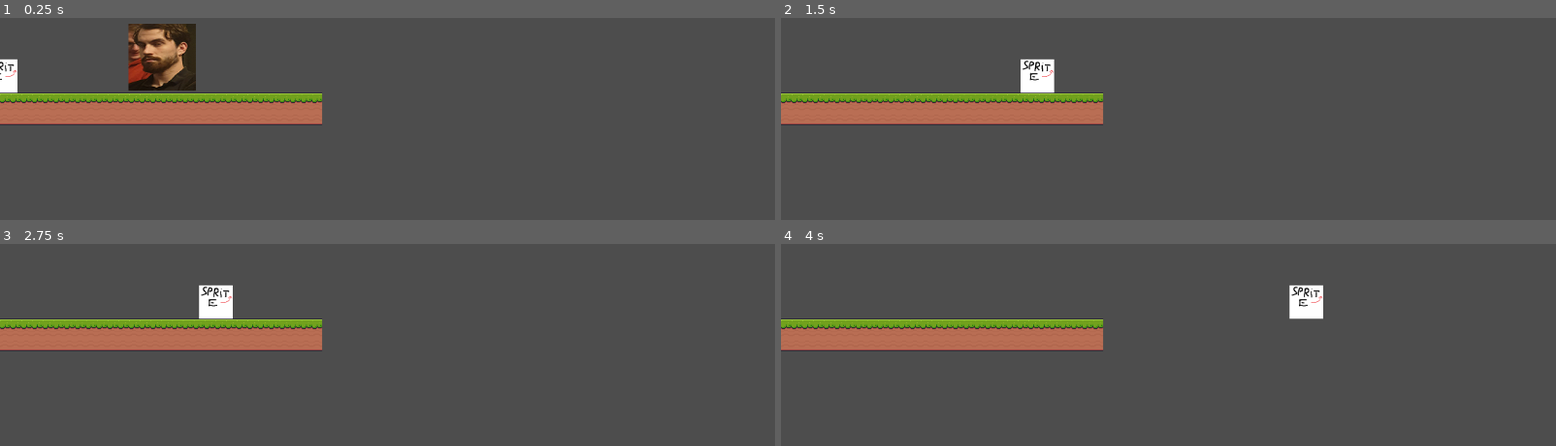
Above: before the commit, frames 1-4 (two rows, left to right).
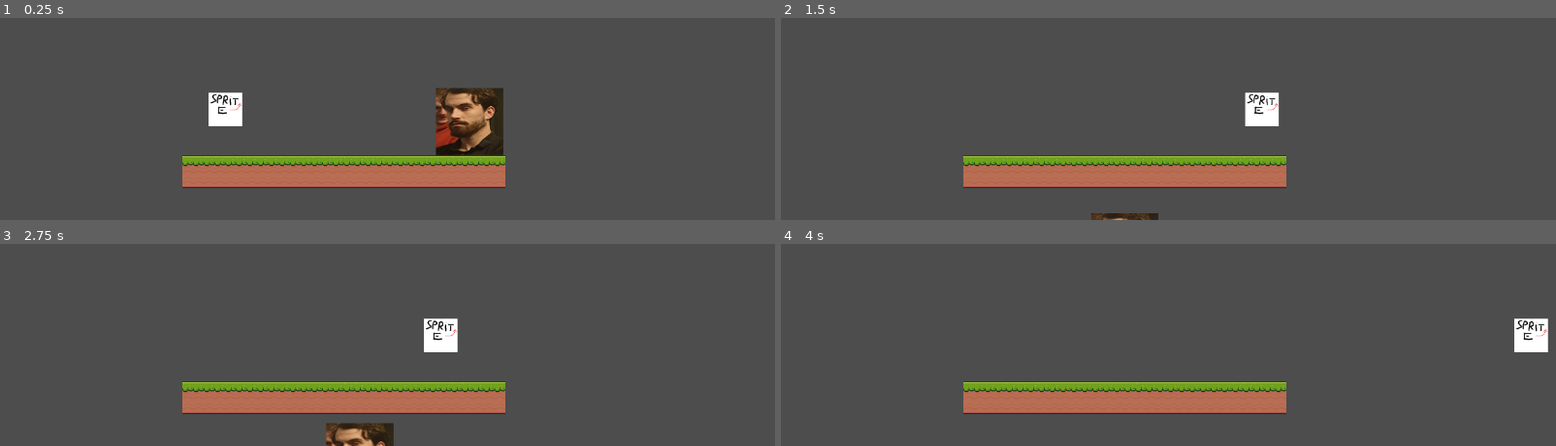
Above: after the commit, the same moments.

Repository: TwilCynder/GameJam-LaCaveSup
Game: Godot game, scene res://Scenes/world.tscn
Two runs of this game, one before a commit and one after it. Both use one fixed random seed, a clock stepped at 60 frames per second and the inputs below.
Inputs:
- Up to frame 1 (0.25 s): no input
- Up to frame 2 (1.5 s): tap Enter at 0.5 s; hold D (Right) from 0.53 s (still down); tap Space (Jump, bound only before the commit) at 0.6, 0.77, 1.07, 1.35 s
- Up to frame 3 (2.75 s): tap Space (Jump, bound only before the commit) at 1.52, 1.82, 2.1 s; release D (Right) at 2.03 s; hold A (Left) from 2.03 s (still down)
- Up to frame 4 (4 s): release A (Left) at 2.78 s; hold D (Right) from 2.78 s (still down); tap Space (Jump, bound only before the commit) at 2.85, 3.02, 3.32, 3.6, 3.77 s

The runs differ from the first frame. In frame 1, 20% of the frame differs, in the area x 0-66%, y 2-85%; in frame 2, 15%; in frame 3, 16%; in frame 4, 15%.

Commit message:
Time scale system WIP

Diff:
--- a/Scenes/world.tscn
+++ b/Scenes/world.tscn
@@ -19,6 +19,9 @@
 "name": &"default",
 "speed": 5.0
 }]
+
+[sub_resource type="RectangleShape2D" id="RectangleShape2D_8j60k"]
+size = Vector2(100, 100)
 
 [sub_resource type="TileSetAtlasSource" id="TileSetAtlasSource_5ukr8"]
 texture = ExtResource("5_fo5ed")
@@ -181,17 +184,23 @@
 sources/0 = SubResource("TileSetAtlasSource_5ukr8")
 
 [node name="World" type="Node2D" unique_id=1701902804]
-position = Vector2(-1, 458)
+position = Vector2(271, 552)
 
 [node name="Enemy" type="Area2D" parent="." unique_id=1187490205]
+position = Vector2(427, -1)
 script = ExtResource("3_8j60k")
 
 [node name="Area2D2#AnimatedSprite2D" type="AnimatedSprite2D" parent="Enemy" unique_id=1757446199]
-position = Vector2(242, -53)
+position = Vector2(0, -50)
 sprite_frames = SubResource("SpriteFrames_fo5ed")
+
+[node name="CollisionShape2D" type="CollisionShape2D" parent="Enemy" unique_id=255303776]
+position = Vector2(0, -50)
+shape = SubResource("RectangleShape2D_8j60k")
 
 [node name="TileMapLayer" type="TileMapLayer" parent="." unique_id=667587786]
 tile_map_data = PackedByteArray("AAAAAAAAAAAHAAAAAAAAAAEAAAAHAAEAAAABAAAAAAAHAAAAAAABAAEAAAAHAAEAAAACAAAAAAAHAAAAAAACAA …(1360 unchanged characters)…
 tile_set = SubResource("TileSet_o06y3")
 
 [node name="CharacterBody2D" parent="." unique_id=109324791 instance=ExtResource("4_8j60k")]
+position = Vector2(62, -45)
--- a/Scripts/animation.gd
+++ b/Scripts/animation.gd
@@ -10,4 +10,5 @@
 # Called every frame. 'delta' is the elapsed time since the previous frame.
 func _process(delta: float) -> void:
 	speed_scale = TimeController.current_scale;
+	frame_progress
 	pass
--- a/Scripts/enemy.gd
+++ b/Scripts/enemy.gd
@@ -8,11 +8,12 @@
 func _ready() -> void:
 	pass
 
+func _physics_process(delta: float) -> void:
+	delta = time.delta(delta);
+
+	var velocity = Vector2(-SPEED / 2, SPEED / 2);
+	position += velocity * delta;
+
 # Called every frame. 'delta' is the elapsed time since the previous frame.
 func _process(delta: float) -> void:
-	delta = time.delta(delta);
-
-	var velocity = Vector2(-SPEED, 0);
-	position += velocity * delta;
-
 	pass
--- a/Scripts/player.gd
+++ b/Scripts/player.gd
@@ -26,6 +26,7 @@
 	move_and_slide();
 
 	time.current_scale = velocity.normalized().x;
+	time.player_x = position.x;
 
 
 # Called every frame. 'delta' is the elapsed time since the previous frame.
--- /dev/null
+++ b/Scripts/projectile.gd
@@ -0,0 +1,76 @@
+extends Area2D
+
+class State:
+	var position: Vector2
+	var animation: String
+	var frame: int;
+	var playerPosition: float;
+
+	func init(playerPosition_ : float, position_: Vector2, animation_: String, frame_: int):
+		self.playerPosition = playerPosition_;
+		self.position = position_;
+		self.animation = animation_;
+		self.frame_ = frame_;
+
+@onready var sprite: AnimatedSprite2D = $Sprite;
+var stateHistory: Array[State] = [];
+var maxPlayerX = 0;
+var current_index = 0;
+
+func recordState(playerPosition: float):
+	var state = State.new();
+	state.init(playerPosition, self.position, sprite.animation, sprite.frame);
+
+	stateHistory.push_back(state);
+	current_index = stateHistory.size() - 1;
+
+
+# Called when the node enters the scene tree for the first time.
+func _ready() -> void:
+	pass # Replace with function body.
+
+func _physics_process(delta: float) -> void:
+	delta = TimeController.delta(delta);
+	if (TimeController.player_x > maxPlayerX): #record
+		var currentState = stateHistory[current_index];
+		var actual_fucking_delta = TimeController.player_x - currentState.playerPosition;
+
+		var velocity = Vector2(400, 400) * delta;
+		position += velocity;
+
+		recordState(TimeController.player_x);
+		maxPlayerX = TimeController.player_x;
+	elif (delta < 0): #we're going back in time:
+		var index = current_index;
+		var state = stateHistory[current_index];
+		while (true):
+			var playerX = state.playerPosition;
+			if (playerX <= TimeController.player_x): #found matching playerX
+				break
+			index -= 1;
+			if (index) < 0:
+				print("EMERGENCY")
+				break;
+				pass #EMERGENCY
+			state = stateHistory[index];
+		current_index = index;
+
+	elif (delta > 0): #we're going forward on already calculated path
+		var index = current_index;
+		var state = stateHistory[current_index];
+		while (true):
+			var playerX = state.playerPosition;
+			if (playerX >= TimeController.player_x): #found matching playerX
+				break
+			index += 1;
+			if (index) >= stateHistory.size():
+				print("EMERGENCY")
+				break;
+				pass #EMERGENCY
+			state = stateHistory[index];
+		current_index = index;
+
+
+# Called every frame. 'delta' is the elapsed time since the previous frame.
+func _process(delta: float) -> void:
+	pass
--- a/Scripts/time_controller.gd
+++ b/Scripts/time_controller.gd
@@ -1,6 +1,8 @@
 extends Node
 
-@export var current_scale = 0;
+@export var current_scale: float = 0;
+@export var player_x: float = 0;
+
 
 func delta(delta: float):
 	return delta * current_scale;
--- a/project.godot
+++ b/project.godot
@@ -46,11 +46,6 @@
 "events": [Object(InputEventKey,"resource_local_to_scene":false,"resource_name":"","device":-1,"window_id":0,"alt_press …(192 unchanged characters)…
 ]
 }
-Jump={
-"deadzone": 0.2,
-"events": [Object(InputEventKey,"resource_local_to_scene":false,"resource_name":"","device":-1,"window_id":0,"alt_pressed":false,"shift_pressed":false,"ctrl_pressed":false,"meta_pressed":false,"pressed":false,"keycode":0,"physical_keycode":32,"key_label":0,"unicode":32,"location":0,"echo":false,"script":null)
-]
-}
 
 [physics]
 
Not shown, added: Scripts/projectile.gd.uid
